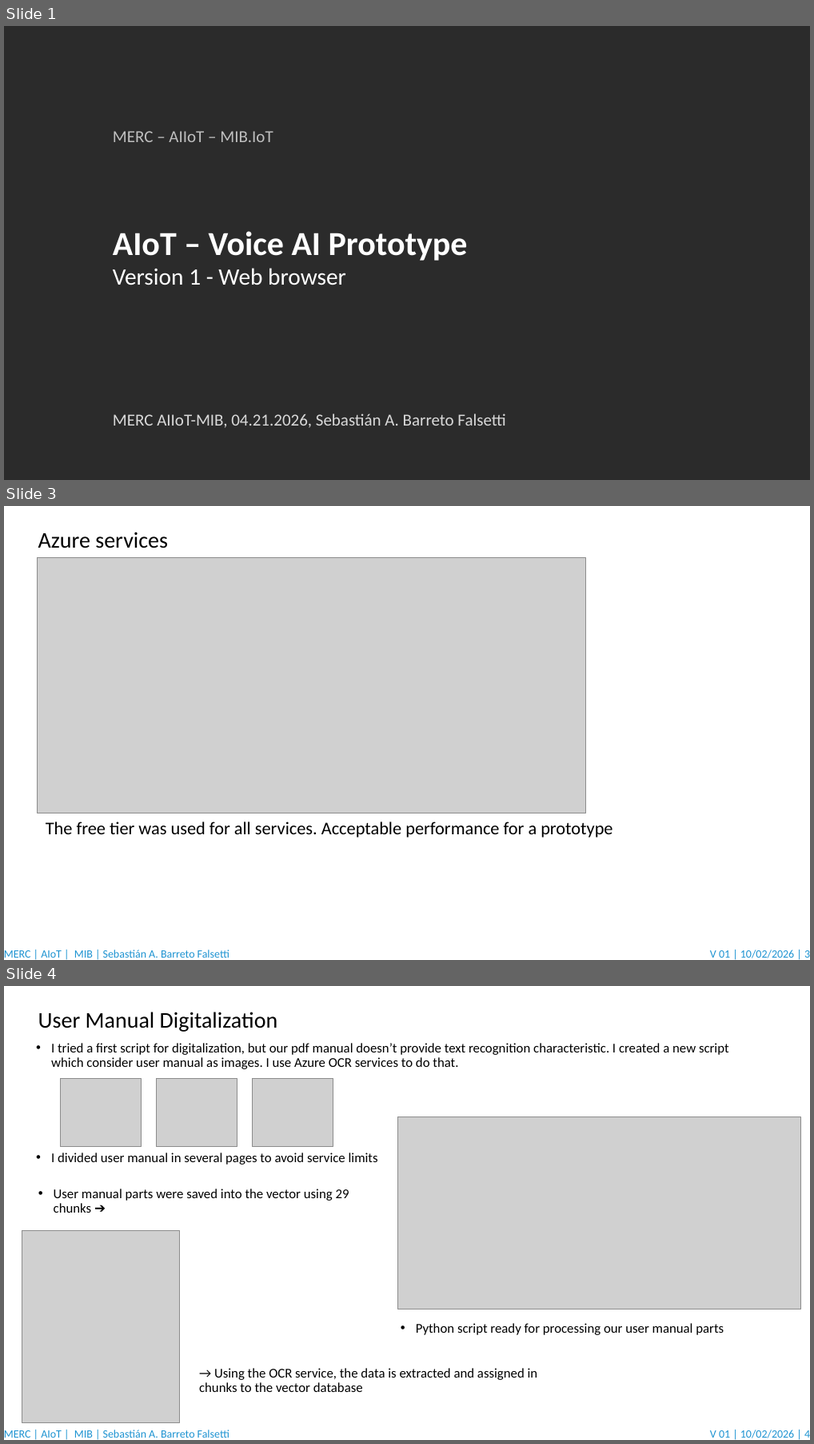
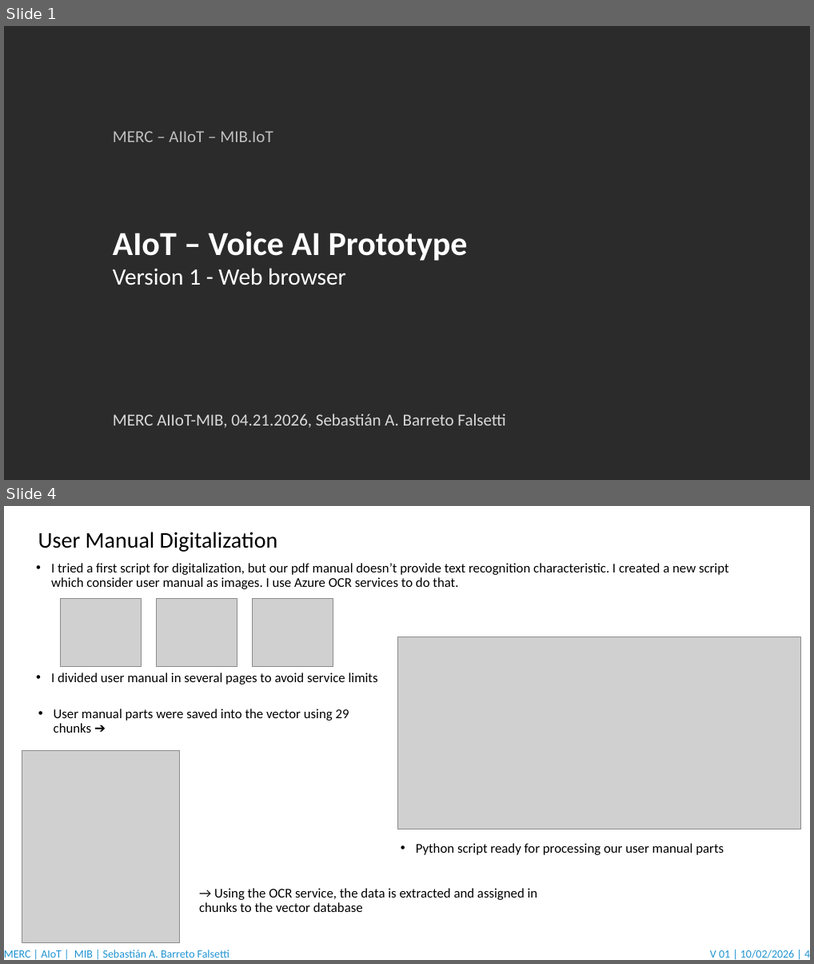
Before and after one commit to sebarreto/voice-ai-agent, a slide deck: IoT_AI_Voice_AI_version_1.pptx. Shown one above the other, each under a label of ours: slides 1, 3 and 4 before the commit, slides 1 and 4 after it; the slides between them are not shown. The pictures are 814x1444 and 814x964 pixels, drawn with LibreOffice and Linux fonts; fonts in the diff are those of the drawing; grey boxes stand for pictures; background and template pictures are left out; a plain dark background stands for a picture behind light text. Boxes give left, top, right and bottom in pixels: in the first picture for what was removed or moved away, otherwise in the second. Text is boxed around its words. In the diff, an @@ line names an element or a change of style, - is before the commit and + after.

```diff
--- a/IoT_AI_Voice_AI_version_1.pptx
+++ b/IoT_AI_Voice_AI_version_1.pptx
@@ slide 3 removed at (x1=4, y1=506, x2=810, y2=960), background picture (left out); not listed: 2 template elements that a slide beside it also shows @@
@@ text removed at (x1=38, y1=532, x2=168, y2=548) @@
-Azure services
@@ picture removed at (x1=37, y1=558, x2=586, y2=813) @@
@@ text removed at (x1=46, y1=821, x2=613, y2=837) @@
-The free tier was used for all services. Acceptable performance for a prototype
```
Also in this commit, not shown: 2 slides changed, 1 slide added.
